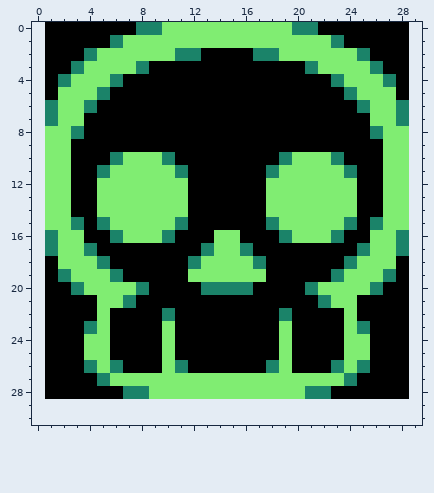
Edited in one commit: pixel-art sprite (Images/skeletonhead.png). Above is the file before it was changed.
The file is 364x377 pixels, drawn in blocks of 13x13; one block is one cell here. The old version is drawn lined up with the new one, on the new canvas.
Once edited:
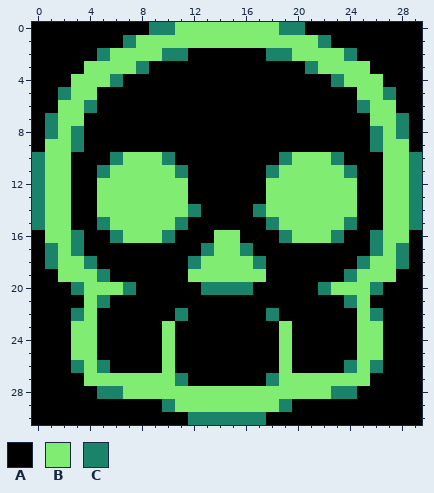
Palette (. is transparent): A #000000  B #80ed72  C #1b8369
Changes in this commit:
canvas 28x29 -> 30x31, the old top-left corner now at 1,0
Changed rows in their new state; - is an unchanged pixel.
first column x 0:
 0 A-------A-C--------C-A-------A
 1 A-----AC--------------CA-----A
 2 A---AC----C-A----A-C----CA---A
 3 A--A----------------------A--A
 4 A-A------------------------A-A
 5 A-C--A------------------A--C-A
 6 AA--------------------------AA
 7 A----------------------------A
 8 AC--------------------------CA
 9 A--C----------------------C--A
10 C----------------------------C
11 C----------------------------C
12 C----------------------------C
13 C----------------------------C
14 C-----------C----C-----------C
15 C--A----------------------A--C
16 AB-C----------------------C-BA
17 A--CA--------------------AC--A
18 AC--CA------------------AC--CA
19 A-B--CA----------------AC--B-A
20 A------CA------------AC------A
21 A---BCAA--------------AACB---A
22 A--CBA----AC------CA----ABC--A
23 A--BBA------------------ABB--A
24 A--B-A------------------A-B--A
25 A--B-A------------------A-B--A
26 A--CBCA----A------A----ACBC--A
27 A---BB-----CAAAAAAC-----BB---A
28 A----CCBB------------BBCC----A
29 AAAAAAAAAACBBBBBBBBCAAAAAAAAAA
30 AAAAAAAAAAAACCCCCCAAAAAAAAAAAA
Pixel boxes of the changes (left, top, right, bottom) in both pictures:
changed: (32, 22, 422, 425)
